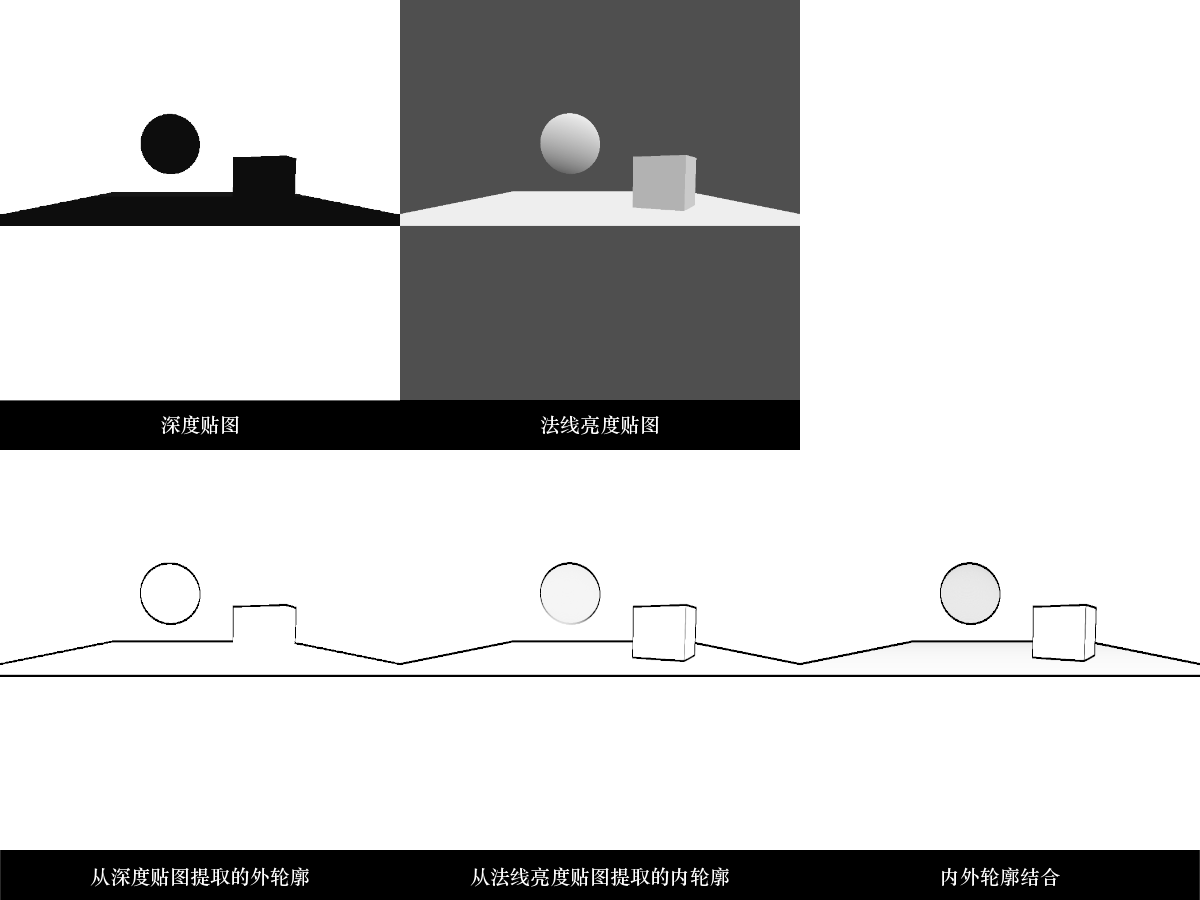
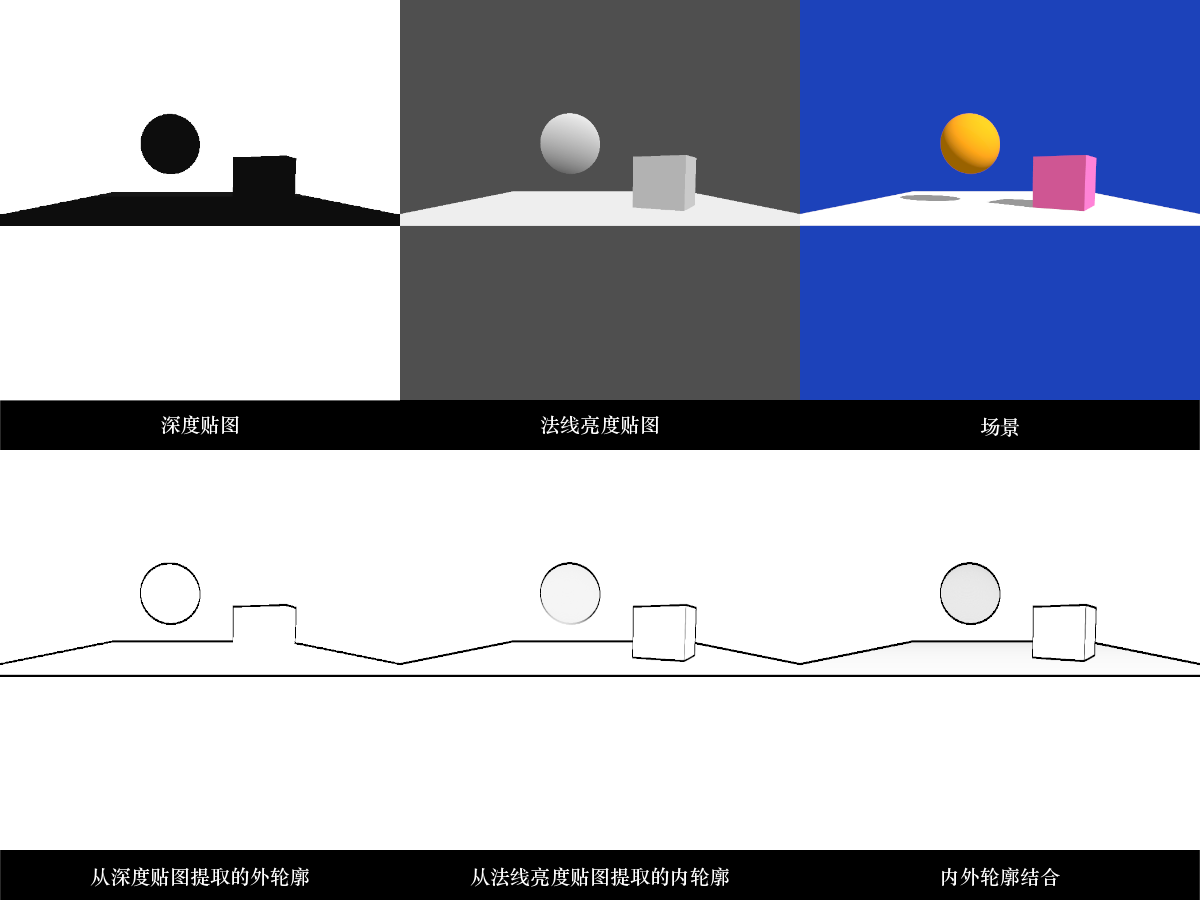
Before/after of a 1200px x 900px layered artwork. What changed in the layer stack:
added layer "场景" above "法线亮度贴图" over box(980, 417, 1020, 437)
added layer "original-scene.png" above "从深度贴图提取的外轮廓 #2" over box(800, 0, 1200, 400)
painted on "bg" over box(0, 400, 1200, 450)
